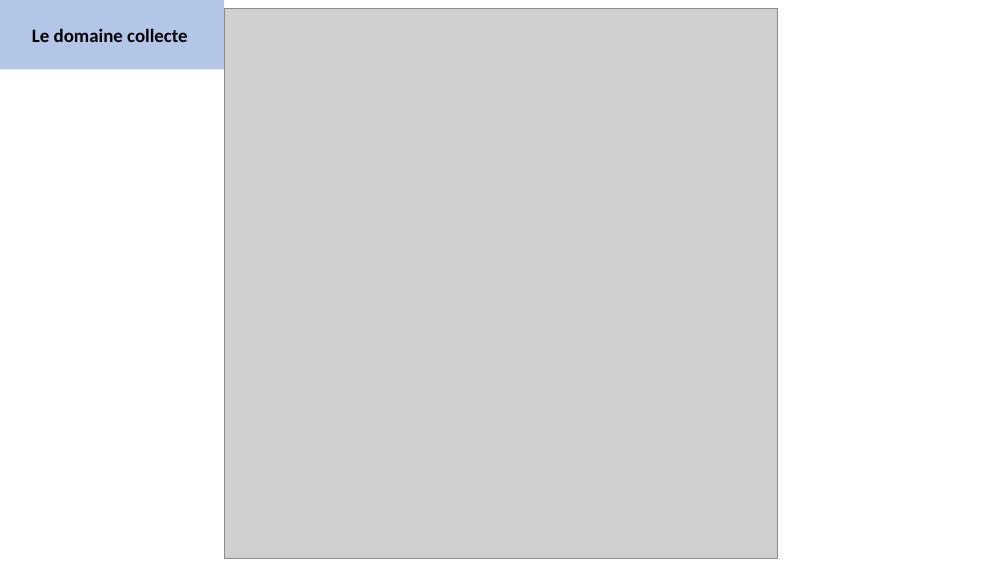
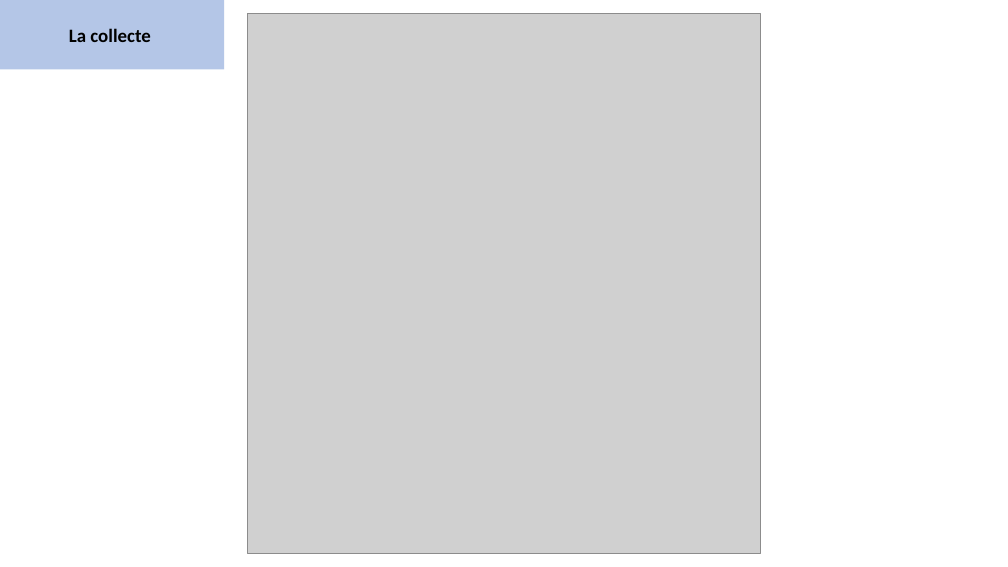
Before and after one commit to messaoudibrahim/Memoire, a slide deck: slide 6 of DIAPO/Présentation.pptx. Drawn at 1008x567 pixels with LibreOffice and Linux fonts; fonts in the diff are those of the drawing; grey boxes stand for pictures. Boxes give left, top, right and bottom in pixels: in the first picture for what was removed or moved away, otherwise in the second. Text is boxed around its words. In the diff, an @@ line names an element or a change of style, - is before the commit and + after.

```diff
--- a/DIAPO/Présentation.pptx
+++ b/DIAPO/Présentation.pptx
@@ text in rectangle at [69,28,150,42]: text changed @@
-Le domaine collecte
+La collecte
@@ picture: place and size @@
-picture at [224,8,777,559]
+picture at [247,14,761,553]
```
Also in this commit, not shown: 7 other slides changed, 1 other file.
